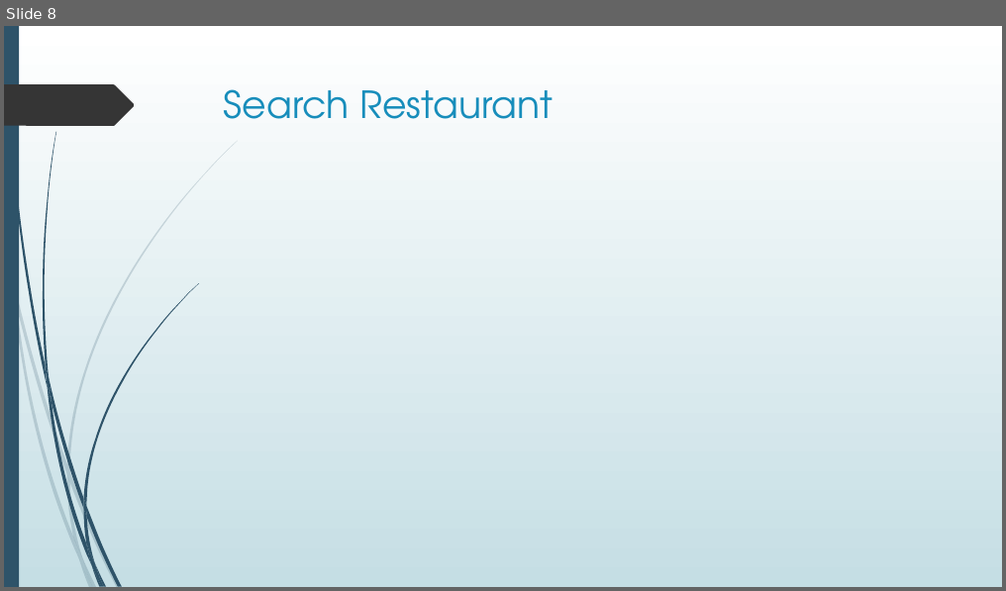
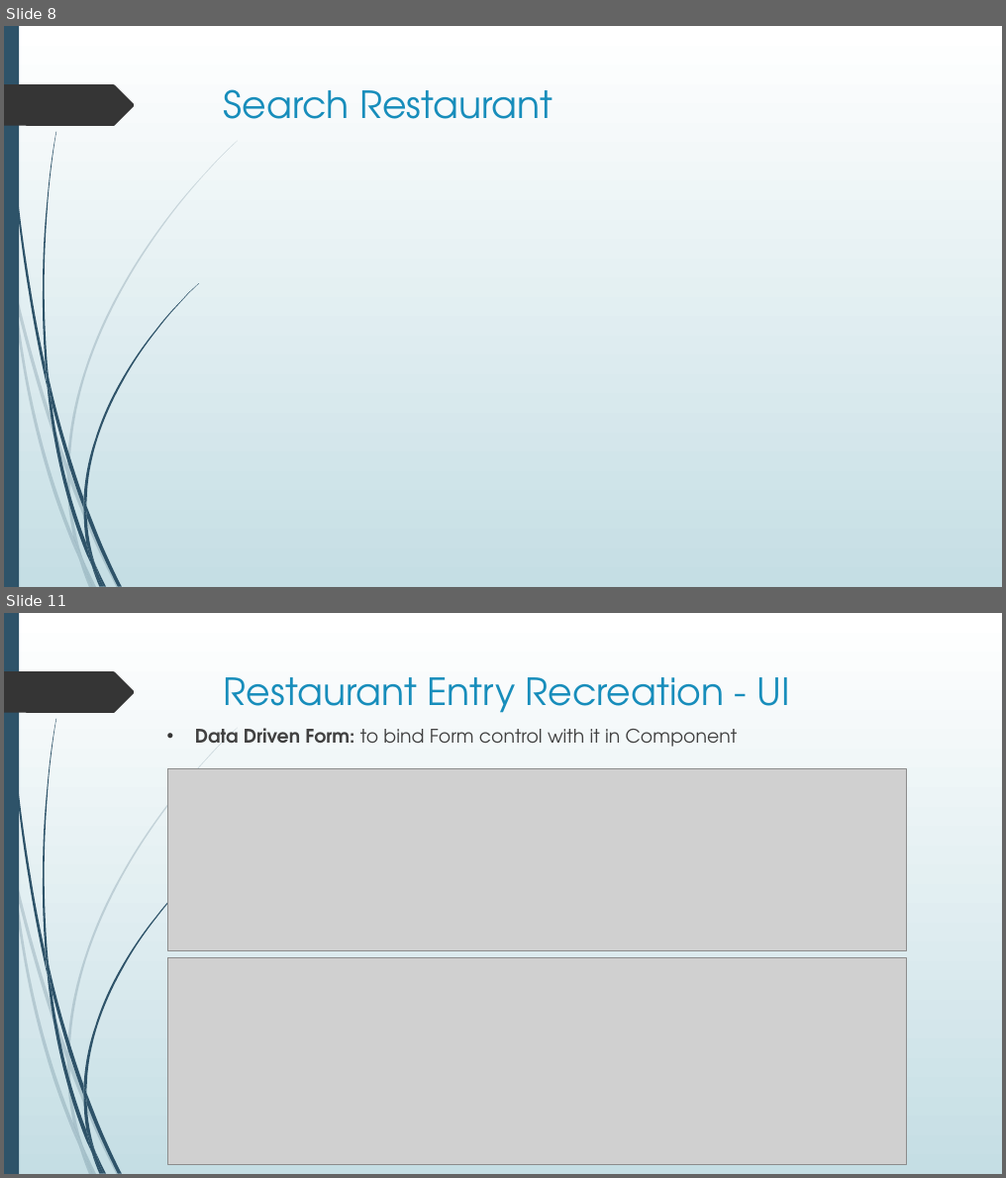
Before and after one commit to thienanmum/restaurantfinder, a slide deck: docs/RestaurantFinder.pptx. Shown one above the other, each under a label of ours: slide 8 before the commit, slides 8 and 11 after it; the slides between them are not shown. The pictures are 1006x591 and 1006x1178 pixels, drawn with LibreOffice and Linux fonts; fonts in the diff are those of the drawing; grey boxes stand for pictures. Boxes give left, top, right and bottom in pixels: in the first picture for what was removed or moved away, otherwise in the second. Text is boxed around its words. In the diff, an @@ line names an element or a change of style, - is before the commit and + after.

```diff
--- a/docs/RestaurantFinder.pptx
+++ b/docs/RestaurantFinder.pptx
@@ slide 11 added at (x1=4, y1=613, x2=1002, y2=1174), background gradient #FFFFFF to #C5DEE5; not listed: 24 template elements that a slide beside it also shows @@
@@ title added at (x1=224, y1=677, x2=790, y2=713), 36 pt, text #178DBB @@
+Restaurant Entry Recreation - UI
@@ text added at (x1=195, y1=728, x2=738, y2=747), 18 pt, text #404040 @@
+• Data Driven Form: to bind Form control with it in Component
@@ picture added at (x1=168, y1=768, x2=906, y2=951) @@
@@ picture added at (x1=168, y1=959, x2=906, y2=1164) @@
```
Also in this commit, not shown: 6 other slides added.
